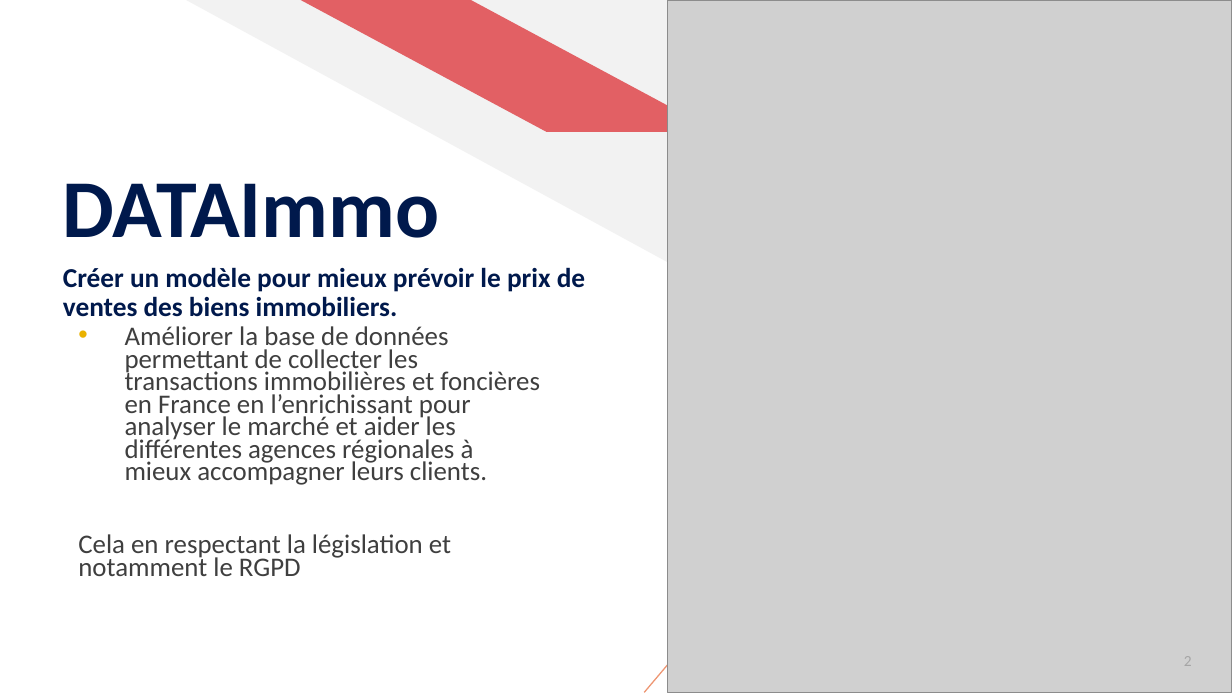
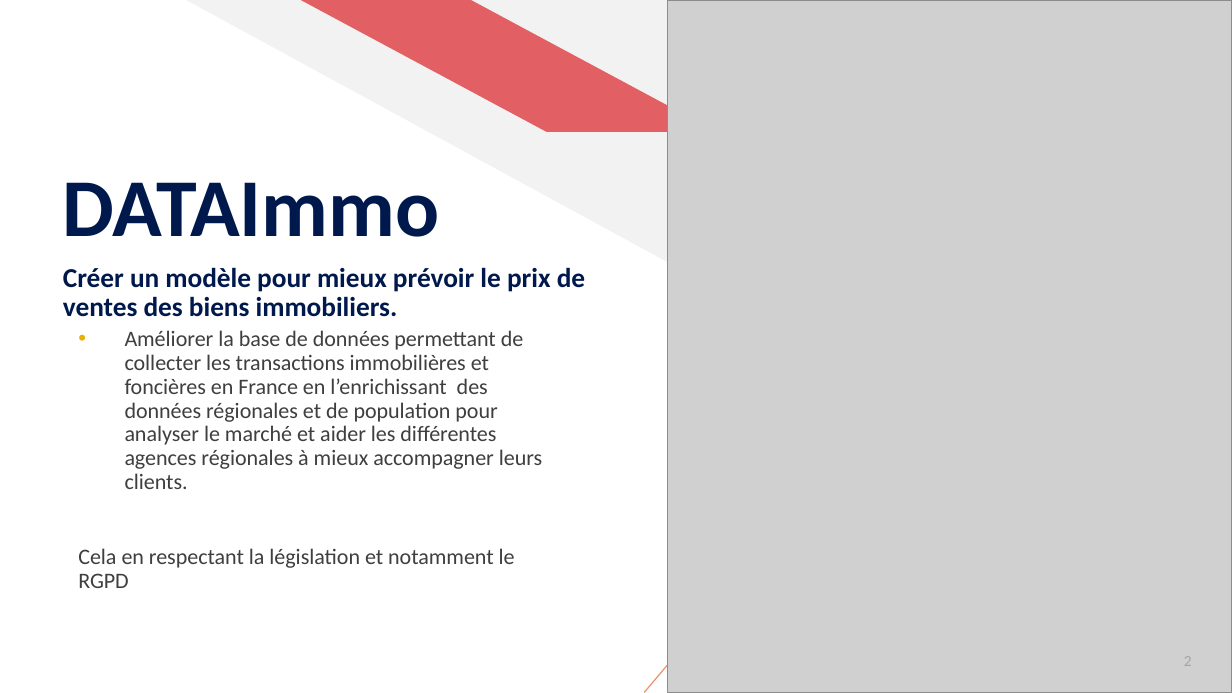
Before and after one commit to ziedbelhocine/Cours-OC, a slide deck: slide 2 of Data_Analyst/Projet_5/Belhocine_Zied_2_support_presentation_022026.pptx. Drawn at 1232x693 pixels with LibreOffice and Linux fonts; fonts in the diff are those of the drawing; grey boxes stand for pictures. Boxes give left, top, right and bottom in pixels: in the first picture for what was removed or moved away, otherwise in the second. Text is boxed around its words. In the diff, an @@ line names an element or a change of style, - is before the commit and + after.

```diff
--- a/Data_Analyst/Projet_5/Belhocine_Zied_2_support_presentation_022026.pptx
+++ b/Data_Analyst/Projet_5/Belhocine_Zied_2_support_presentation_022026.pptx
@@ text at (125, 330, 542, 489): text changed; size 15.7 to 12.9 pt @@
-• Améliorer la base de données permettant de collecter les transactions immobilières et foncières en France en l’enrichissant pour analyser le marché et aider les différentes agences régionales à mieux accompagner leurs clients.
+• Améliorer la base de données permettant de collecter les transactions immobilières et foncières en France en l’enrichissant des données régionales et de population pour analyser le marché et aider les différentes agences régionales à mieux accompagner leurs clients.
@@ text at (78, 548, 515, 588): size 15.7 to 12.9 pt in "Cela en respectant la législation et notamment ..."; line spacing 0.7 to 0.9 @@
```
Also in this commit, not shown: 3 other slides changed, 1 other file.
